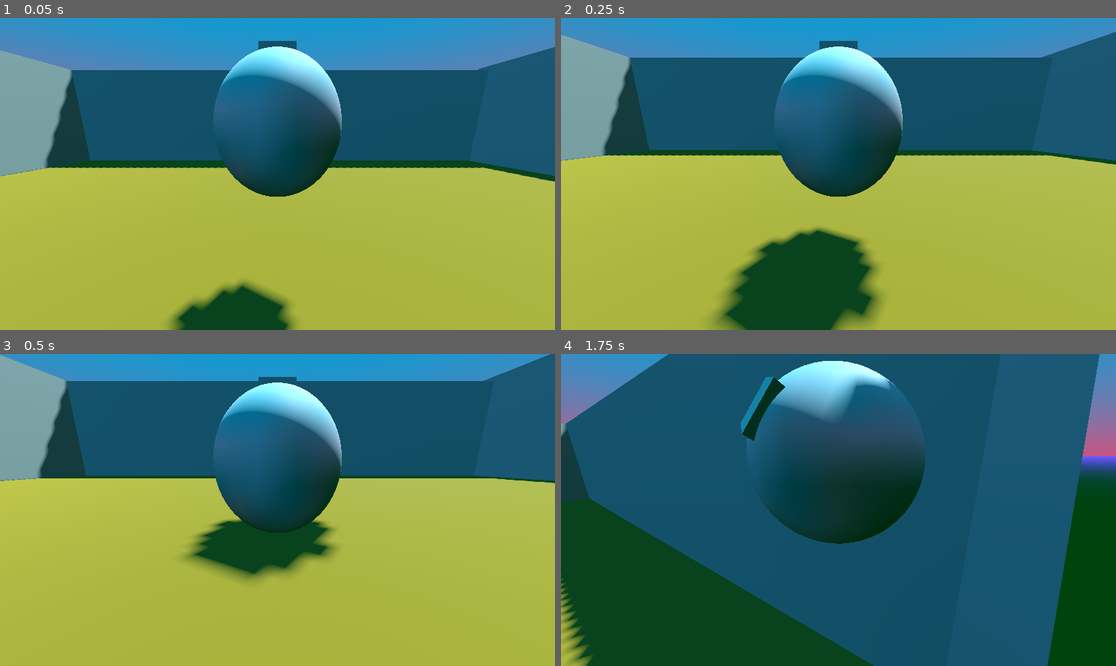
Above: before the commit, frames 1-4 (two rows, left to right).
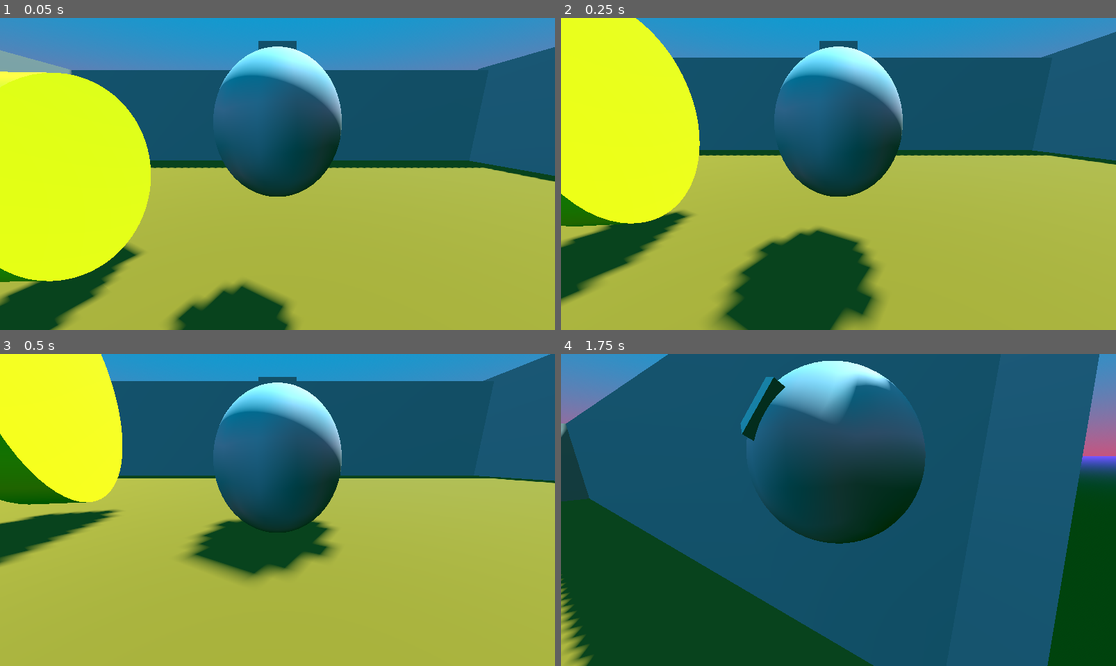
Above: after the commit, the same moments.

Repository: EstebanG17-ia/Juego3D
Game: Godot game, scene res://main_scene.tscn
Same seed, same stepped clock (60 frames per second), same inputs: the game is played once before the commit and once after it.
Inputs (mouse positions are in pixels of both pictures, inside the frame that each line leads up to):
- Up to frame 1 (0.05 s): no input
- Up to frame 2 (0.25 s): no input
- Up to frame 3 (0.5 s): no input
- Up to frame 4 (1.75 s): move the mouse to (866, 510) at 0.52 s; hold W (up) from 0.53 s (still down); move the mouse to (810, 510) at 1.27 s

The runs differ from the first frame. In frame 1, 18% of the frame differs, in the area x 0-28%, y 17-100%; in frame 2, 18%; in frame 3, 12%; in frame 4, nothing differs.

Commit message:
Cuarto Commit

Diff:
--- /dev/null
+++ b/coincollected.gd
@@ -0,0 +1,19 @@
+extends Area3D
+
+@export var speed := 0.01
+# Called when the node enters the scene tree for the first time.
+func _ready() -> void:
+	pass # Replace with function body.
+
+
+# Called every frame. 'delta' is the elapsed time since the previous frame.
+func _process(delta: float) -> void:
+	rotate_y(speed)
+
+
+func _on_body_entered(body: Node3D) -> void:
+	if body.is_in_group("Players"):
+		print("Colision por grupo")
+
+	if body is Player:
+		print("Colision por clase")
--- /dev/null
+++ b/coincollected.tscn
@@ -0,0 +1,27 @@
+[gd_scene format=3 uid="uid://dtpuc457n6f3v"]
+
+[ext_resource type="Script" uid="uid://bpkbm8vwn4ikt" path="res://coincollected.gd" id="1_b8c7x"]
+
+[sub_resource type="CylinderMesh" id="CylinderMesh_jh1p1"]
+
+[sub_resource type="StandardMaterial3D" id="StandardMaterial3D_b8c7x"]
+albedo_color = Color(1, 1, 0, 1)
+
+[sub_resource type="CylinderShape3D" id="CylinderShape3D_tcpo2"]
+radius = 0.34765625
+
+[node name="coincollected" type="Area3D" unique_id=1417554974]
+collision_layer = 4
+collision_mask = 3
+script = ExtResource("1_b8c7x")
+
+[node name="MeshInstance3D" type="MeshInstance3D" parent="." unique_id=1206158538]
+transform = Transform3D(-0.009738814, 0.108923875, 0, -0.99995255, -0.0010608393, 0, 0, 0, 1, 0, 0.16201806, 0)
+mesh = SubResource("CylinderMesh_jh1p1")
+surface_material_override/0 = SubResource("StandardMaterial3D_b8c7x")
+
+[node name="CollisionShape3D" type="CollisionShape3D" parent="." unique_id=1936047698]
+transform = Transform3D(-0.01291143, 0.11271062, 0, -1.4736056, -0.0009875472, 0, 0, 0, 1.6125587, 0, 0.17100114, 0)
+shape = SubResource("CylinderShape3D_tcpo2")
+
+[connection signal="body_entered" from="." to="." method="_on_body_entered"]
--- a/main_scene.tscn
+++ b/main_scene.tscn
@@ -1,6 +1,7 @@
 [gd_scene format=3 uid="uid://dyi8s8hxvte6i"]
 
 [ext_resource type="PackedScene" uid="uid://0ucy3mxufjfh" path="res://player.tscn" id="1_0f027"]
+[ext_resource type="PackedScene" uid="uid://dtpuc457n6f3v" path="res://coincollected.tscn" id="2_2c62f"]
 
 [sub_resource type="ProceduralSkyMaterial" id="ProceduralSkyMaterial_o3jxj"]
 sky_top_color = Color(0, 0.49803922, 0.7254902, 1)
@@ -53,3 +54,6 @@
 
 [node name="Player" parent="." unique_id=157991202 instance=ExtResource("1_0f027")]
 transform = Transform3D(1, 0, 0, 0, 1, 0, 0, 0, 1, 0, 1, 0)
+
+[node name="coincollected" parent="." unique_id=1417554974 instance=ExtResource("2_2c62f")]
+transform = Transform3D(1, 0, 0, 0, 1, 0, 0, 0, 1, -1.086674, 0.571409, -0.061056852)
--- a/player.gd
+++ b/player.gd
@@ -1,3 +1,4 @@
+class_name Player
 extends RigidBody3D
 
 @onready var spring_arm_3d: SpringArm3D = $SpringArm3D
--- a/player.tscn
+++ b/player.tscn
@@ -9,6 +9,8 @@
 [sub_resource type="BoxMesh" id="BoxMesh_onrkg"]
 
 [node name="Player" type="RigidBody3D" unique_id=157991202]
+collision_layer = 2
+collision_mask = 5
 script = ExtResource("1_4flbx")
 
 [node name="MeshInstance3D" type="MeshInstance3D" parent="." unique_id=532677433]
@@ -21,7 +23,7 @@
 
 [node name="SpringArm3D" type="SpringArm3D" parent="." unique_id=1877837037]
 
-[node name="Camera3D" type="Camera3D" parent="SpringArm3D" unique_id=2040002953]
+[node name="Camera3D" type="Camera3D" parent="SpringArm3D" unique_id=2040002953 groups=["Players"]]
 transform = Transform3D(1, 0, 0, 0, 0.97415763, 0.22586928, 0, -0.22586928, 0.97415763, 0, 1.0005567, 1.7783997)
 
 [node name="MeshInstance3D2" type="MeshInstance3D" parent="." unique_id=326373805]
--- a/project.godot
+++ b/project.godot
@@ -14,6 +14,10 @@
 run/main_scene="uid://dyi8s8hxvte6i"
 config/features=PackedStringArray("4.6", "GL Compatibility")
 config/icon="res://icon.svg"
+
+[global_group]
+
+Players=""
 
 [input]
 
@@ -38,6 +42,12 @@
 ]
 }
 
+[layer_names]
+
+3d_render/layer_1="main_scene"
+3d_render/layer_2="Player"
+3d_render/layer_3="Collectors"
+
 [physics]
 
 3d/physics_engine="Jolt Physics"
Not shown, added: coincollected.gd.uid
